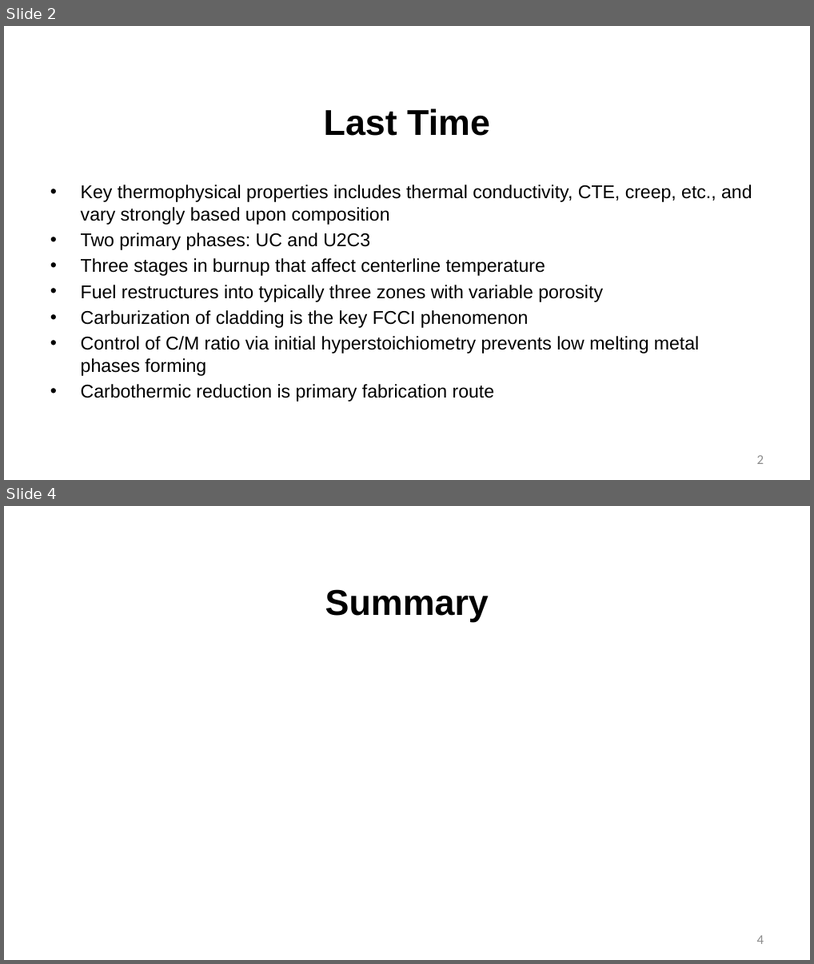
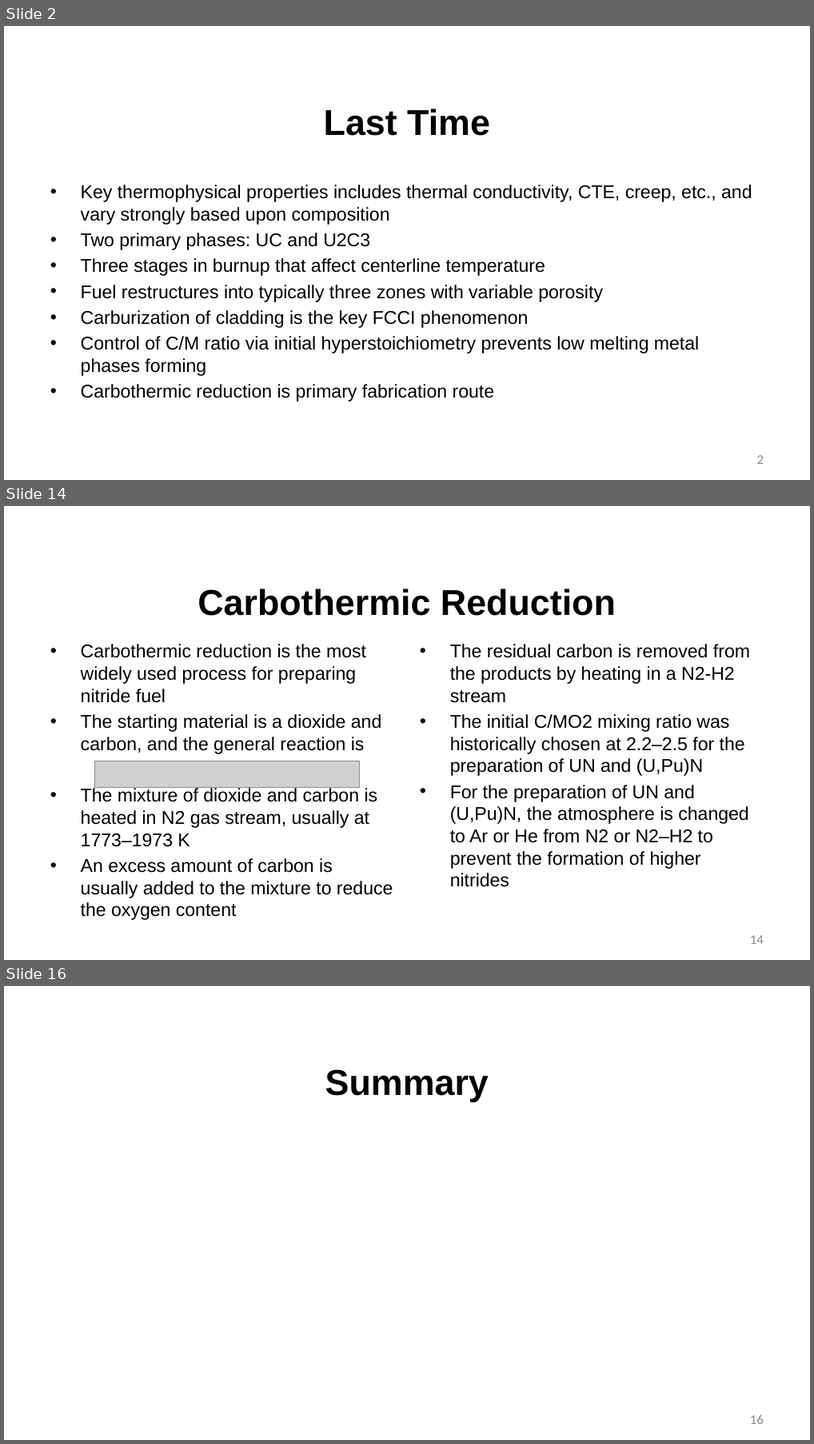
Before and after one commit to benbeeler/TEACHING, a slide deck: Advanced Reactor Materials/Lec16_nitride.pptx. Shown one above the other, each under a label of ours: slides 2 and 4 before the commit, slides 2, 14 and 16 after it; the slides between them are not shown. The pictures are 814x964 and 814x1444 pixels, drawn with LibreOffice and Linux fonts; fonts in the diff are those of the drawing; grey boxes stand for pictures; background and template pictures are left out. Boxes give left, top, right and bottom in pixels: in the first picture for what was removed or moved away, otherwise in the second. Text is boxed around its words. In the diff, an @@ line names an element or a change of style, - is before the commit and + after.

```diff
--- a/Advanced Reactor Materials/Lec16_nitride.pptx
+++ b/Advanced Reactor Materials/Lec16_nitride.pptx
@@ slide 14 added at (4, 506, 810, 960), background #FFFFFF @@
@@ title added at (198, 588, 616, 616), 42.7 pt, text #000000, bold @@
+Carbothermic Reduction
@@ text added at (81, 644, 393, 920), 22 pt, text #000000 @@
+• Carbothermic reduction is the most widely used process for preparing nitride fuel
+• The starting material is a dioxide and carbon, and the general reaction is
+• The mixture of dioxide and carbon is heated in N2 gas stream, usually at 1773–1973 K
+• An excess amount of carbon is usually added to the mixture to reduce the oxygen content
@@ text added at (450, 644, 750, 887), 22 pt, text #000000 @@
+• The residual carbon is removed from the products by heating in a N2-H2 stream
+• The initial C/MO2 mixing ratio was historically chosen at 2.2–2.5 for the preparation of UN and (U,Pu)N
+• For the preparation of UN and (U,Pu)N, the atmosphere is changed to Ar or He from N2 or N2–H2 to prevent the formation of higher nitrides
@@ picture added at (94, 760, 360, 787) @@
@@ page number added at (750, 935, 764, 944), 16 pt, text #8C8C8C @@
+14
@@ what was slide 4 is now slide 16 @@
@@ page number at (750, 1415, 764, 1424): text changed @@
-4
+16
```
Also in this commit, not shown: 1 slide changed, 11 other slides added, 10 other files.
